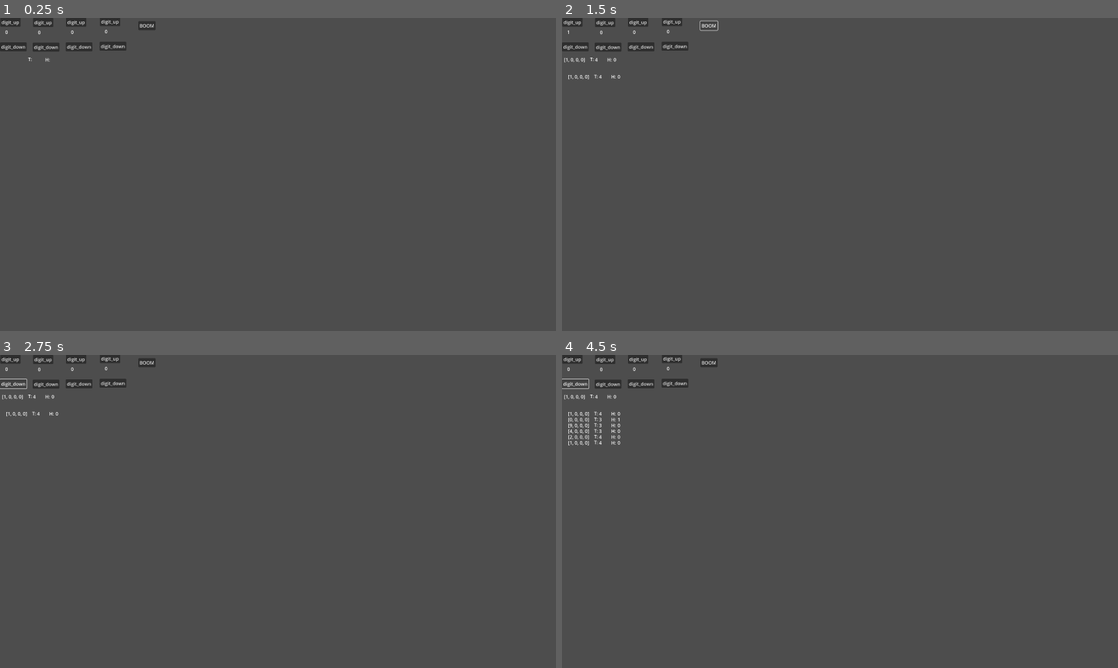
Above: before the commit, frames 1-4 (two rows, left to right).
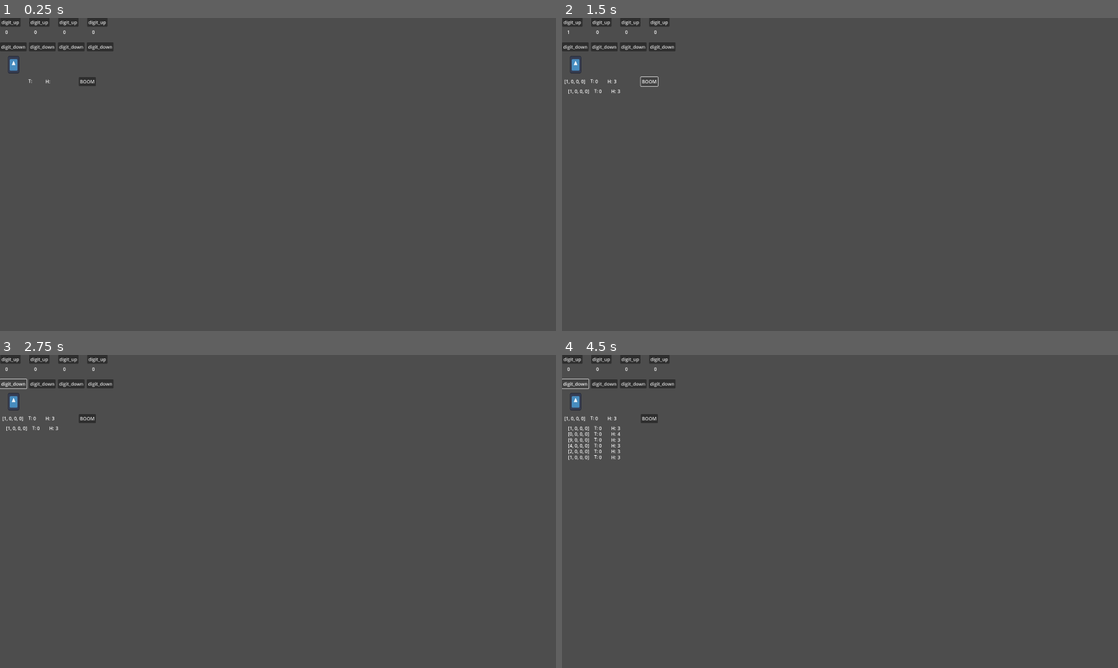
Above: after the commit, the same moments.

Repository: juanandres185/PLD_SecretShips
Game: Godot game, scene res://nodes/Player.tscn
Same seed, same stepped clock (60 frames per second), same inputs: the game is played once before the commit and once after it. The engine's default icon, where the game draws it, is replaced by a stand-in: a white triangle on a blue panel in a dark square.
Inputs:
- Up to frame 1 (0.25 s): no input
- Up to frame 2 (1.5 s): click "digit_up" at 0.5 s; click "BOOM" at 1.25 s
- Up to frame 3 (2.75 s): click "digit_down" at 2 s
- Up to frame 4 (4.5 s): tap Enter at 2.75, 2.85, 3.8, 4.25, 4.35 s; hold D 2.78-3.53 s; tap Space at 3.02, 3.05, 3.32, 3.5, 3.6, 3.77, 4.07 s; hold S 3.53-4.28 s; hold D from 4.28 s (still down)

The runs differ from the first frame. In frame 1, 0.8% of the frame differs, in the area x 1-28%, y 0-22%; in frame 2, 0.9%; in frame 3, 0.9%; in frame 4, 1.3%, in the area x 0-28%, y 0-34%.

Commit message:
he creado una versión de lo que sería una partida

Diff:
--- /dev/null
+++ b/nodes/1p_game.tscn
@@ -0,0 +1,25 @@
+[gd_scene load_steps=3 format=3 uid="uid://daitm0va0bavs"]
+
+[ext_resource type="PackedScene" uid="uid://b84t7ayu1w7vs" path="res://nodes/Player.tscn" id="1_ya5ec"]
+
+[sub_resource type="GDScript" id="GDScript_6xuy8"]
+script/source = "extends Node2D
+
+
+# Called when the node enters the scene tree for the first time.
+func _ready():
+	var num = []
+	for i in range(Global.num_digits):
+		num.append(randi_range(0,Global.mod-1))
+
+	$Player.numeroSecreto = num
+
+# Called every frame. 'delta' is the elapsed time since the previous frame.
+func _process(delta):
+	pass
+"
+
+[node name="1p_game" type="Node2D"]
+script = SubResource("GDScript_6xuy8")
+
+[node name="Player" parent="." instance=ExtResource("1_ya5ec")]
--- a/partida_ejemplo.tscn
+++ b/nodes/2p_game.tscn
@@ -15,15 +15,11 @@
 	$Player1.tecla_left = KEY_A
 	$Player1.tecla_boom = KEY_SPACE
 
-# Called every frame. 'delta' is the elapsed time since the previous frame.
-func _process(delta):
-	pass
-
-
-
+	$Player1.numeroSecreto = Global.p1_number
+	$Player2.numeroSecreto = Global.p2_number
 "
 
-[node name="Partida_Ejemplo" type="Node2D"]
+[node name="2p_game" type="Node2D"]
 script = SubResource("GDScript_cpfr4")
 
 [node name="Player1" parent="." instance=ExtResource("1_fss41")]
--- /dev/null
+++ b/nodes/2p_selector.tscn
@@ -0,0 +1,54 @@
+[gd_scene load_steps=3 format=3 uid="uid://bwgxy7o3807r4"]
+
+[ext_resource type="PackedScene" uid="uid://cxs6d80olo5af" path="res://nodes/secret_number_selector.tscn" id="1_kwefy"]
+
+[sub_resource type="GDScript" id="GDScript_vljw6"]
+script/source = "extends Node2D
+
+var p1_number
+var p2_number
+
+var tecla_next = KEY_ENTER
+var tecla_next2 = KEY_SPACE
+
+# Called when the node enters the scene tree for the first time.
+func _ready():
+	$p1_selector.tecla_up = KEY_W
+	$p1_selector.tecla_down = KEY_S
+	$p1_selector.tecla_right = KEY_D
+	$p1_selector.tecla_left = KEY_A
+
+# Called every frame. 'delta' is the elapsed time since the previous frame.
+func _process(delta):
+	pass
+
+
+func _input(event):
+	if event is InputEventKey and event.pressed:
+		if event.keycode == tecla_next or event.keycode == tecla_next2:
+			if $p1_selector.visible:
+				p1_number = $p1_selector.numeroActual
+				$p1_selector.visible = false
+				$p2_selector.visible = true
+
+			else :
+				if $p2_selector.visible:
+					p2_number = $p2_selector.numeroActual
+					start_game(p1_number, p2_number)
+
+func start_game(p1_number, p2_number):
+	Global.p2_number = p1_number
+	Global.p1_number = p2_number
+
+	get_tree().change_scene_to_file(\"res://nodes/2p_game.tscn\")
+
+"
+
+[node name="2p_selector" type="Node2D"]
+script = SubResource("GDScript_vljw6")
+
+[node name="p1_selector" parent="." instance=ExtResource("1_kwefy")]
+
+[node name="p2_selector" parent="." instance=ExtResource("1_kwefy")]
+visible = false
+position = Vector2(561, 5)
--- a/nodes/Player.tscn
+++ b/nodes/Player.tscn
@@ -1,31 +1,26 @@
 [gd_scene load_steps=4 format=3 uid="uid://b84t7ayu1w7vs"]
 
 [ext_resource type="Script" path="res://scripts/player.gd" id="1_kdd8j"]
-[ext_resource type="PackedScene" uid="uid://dq54g8d2r5rop" path="res://nodes/cannon.tscn" id="2_ehtpu"]
+[ext_resource type="Texture2D" uid="uid://cgdrg4wmjp2ud" path="res://icon.svg" id="3_0vnpm"]
 [ext_resource type="PackedScene" uid="uid://p01wvbaeefeh" path="res://nodes/disparo.tscn" id="3_tjvtc"]
 
 [node name="Player" type="Node2D"]
 script = ExtResource("1_kdd8j")
 
-[node name="Cannon" parent="." groups=["cannons"] instance=ExtResource("2_ehtpu")]
-
-[node name="Cannon2" parent="." groups=["cannons"] instance=ExtResource("2_ehtpu")]
-position = Vector2(113, 1)
-
-[node name="Cannon3" parent="." groups=["cannons"] instance=ExtResource("2_ehtpu")]
-position = Vector2(227, 0)
-
-[node name="Cannon4" parent="." groups=["cannons"] instance=ExtResource("2_ehtpu")]
-position = Vector2(344, -2)
-
 [node name="last_disparo" parent="." instance=ExtResource("3_tjvtc")]
-position = Vector2(6, 131)
+position = Vector2(7, 206)
 
 [node name="Boom" type="Button" parent="."]
-offset_left = 478.0
-offset_top = 11.0
-offset_right = 537.0
-offset_bottom = 42.0
+offset_left = 272.0
+offset_top = 204.0
+offset_right = 331.0
+offset_bottom = 235.0
 text = "BOOM"
+metadata/_edit_use_anchors_ = true
+
+[node name="arrow" type="Sprite2D" parent="."]
+position = Vector2(47, 161)
+scale = Vector2(0.308348, 0.469172)
+texture = ExtResource("3_0vnpm")
 
 [connection signal="pressed" from="Boom" to="." method="_on_boom_pressed"]
--- /dev/null
+++ b/nodes/digit_selector.tscn
@@ -0,0 +1,29 @@
+[gd_scene load_steps=2 format=3 uid="uid://bqlfliob8ccct"]
+
+[ext_resource type="Script" path="res://scripts/digit_selector.gd" id="1_uvy7j"]
+
+[node name="digit_selector" type="Node2D"]
+script = ExtResource("1_uvy7j")
+
+[node name="digit_up" type="Button" parent="."]
+offset_left = 1.0
+offset_top = -1.0
+offset_right = 71.0
+offset_bottom = 30.0
+text = "digit_up"
+
+[node name="digit_down" type="Button" parent="."]
+offset_top = 84.0
+offset_right = 92.0
+offset_bottom = 115.0
+text = "digit_down"
+
+[node name="text" type="RichTextLabel" parent="."]
+offset_left = 18.0
+offset_top = 37.0
+offset_right = 58.0
+offset_bottom = 77.0
+text = "Hola"
+
+[connection signal="pressed" from="digit_up" to="." method="_on_digit_up_pressed"]
+[connection signal="pressed" from="digit_down" to="." method="_on_digit_down_pressed"]
--- /dev/null
+++ b/nodes/secret_number_selector.tscn
@@ -0,0 +1,12 @@
+[gd_scene load_steps=3 format=3 uid="uid://cxs6d80olo5af"]
+
+[ext_resource type="Script" path="res://scripts/secret_number_selector.gd" id="1_aseg0"]
+[ext_resource type="Texture2D" uid="uid://cgdrg4wmjp2ud" path="res://icon.svg" id="2_y3l20"]
+
+[node name="secret_number_selector" type="Node2D"]
+script = ExtResource("1_aseg0")
+
+[node name="arrow" type="Sprite2D" parent="."]
+position = Vector2(47, 161)
+scale = Vector2(0.308348, 0.469172)
+texture = ExtResource("2_y3l20")
--- a/project.godot
+++ b/project.godot
@@ -15,6 +15,10 @@
 config/features=PackedStringArray("4.0", "Mobile")
 config/icon="res://icon.svg"
 
+[autoload]
+
+Global="*res://scripts/global.gd"
+
 [display]
 
 window/size/viewport_width=1920
--- /dev/null
+++ b/scripts/digit_selector.gd
@@ -0,0 +1,22 @@
+extends Node2D
+
+var number_selector
+var num = 0
+
+@onready var text = $text
+
+
+# Called when the node enters the scene tree for the first time.
+func _ready():
+	number_selector = get_node("..")
+	num = number_selector.actual_num_digits
+	number_selector.actual_num_digits+=1
+	text.text = str(number_selector.numeroActual[num])
+
+
+func _on_digit_up_pressed():
+	text.text = str(number_selector.up(num))
+
+
+func _on_digit_down_pressed():
+	text.text = str(number_selector.down(num))
--- /dev/null
+++ b/scripts/global.gd
@@ -0,0 +1,7 @@
+extends Node
+
+var p1_number = [0, 0, 0, 0]
+var p2_number = [0, 0, 0, 0]
+
+var num_digits = 4
+var mod = 10
--- a/scripts/player.gd
+++ b/scripts/player.gd
@@ -1,12 +1,11 @@
 extends Node2D
 
 var disparo = preload("res://nodes/disparo.tscn")
-var pos_disparo = Vector2(20,170)
+var pos_disparo = Vector2(20,220)
 
 var num_canons = 0
 
-var num_digits = 4
-var mod = 10
+var separador = 100
 
 var numeroSecreto = [1,2,3,4]
 var numeroActual = [0,0,0,0]
@@ -28,45 +27,50 @@
 	tecla_boom = KEY_ENTER
 	pos = 0
 	numeroActual = []
-	numeroSecreto = []
-	for i in range(num_digits):
+	numeroSecreto=Global.p1_number
+
+	for i in range(Global.num_digits):
 		numeroActual+=[0]
-		numeroSecreto+=[i]
 
-
+		var cannon = preload("res://nodes/cannon.tscn").instantiate()
+		add_child(cannon)
+		cannon.add_to_group("cannons")
+		cannon.position.x = i*separador
 
 func digit_up():
-	numeroActual[pos] = (numeroActual[pos]+1) % mod
+	numeroActual[pos] = (numeroActual[pos]+1) % Global.mod
 	return numeroActual
 
 func digit_down():
-	numeroActual[pos] = (numeroActual[pos]-1+mod) % mod
+	numeroActual[pos] = (numeroActual[pos]-1+Global.mod) % Global.mod
 	return numeroActual
 
 #En esta función se requiere una variable pos llamada igual que la variable global pos.
 func up(pos):
-	numeroActual[pos] = (numeroActual[pos]+1) % mod
+	numeroActual[pos] = (numeroActual[pos]+1) % Global.mod
 	return numeroActual[pos]
 
 func down(pos):
-	numeroActual[pos] = (numeroActual[pos]-1+mod) % mod
+	numeroActual[pos] = (numeroActual[pos]-1+Global.mod) % Global.mod
 	return numeroActual[pos]
 
 func next_digit():
-	if pos < num_digits -1 :
+	if pos < Global.num_digits -1 :
 		pos+=1
+		$arrow.move_local_x(separador)
 	return pos
 
 func previous_digit():
 	if pos > 0:
 		pos-=1
+		$arrow.move_local_x(-separador)
 	return pos
 
 func boom():
 	var num_tocados = 0
 	var num_hundidos = 0
 
-	for i in range(num_digits):
+	for i in range(Global.num_digits):
 		if numeroSecreto[i] == numeroActual[i] :
 			num_hundidos+=1
 		else :
--- /dev/null
+++ b/scripts/secret_number_selector.gd
@@ -0,0 +1,75 @@
+extends Node2D
+
+var separador = 100
+
+var numeroActual = [0,0,0,0]
+var actual_num_digits=0
+
+var pos
+
+var tecla_up
+var tecla_down
+var tecla_right
+var tecla_left
+
+
+
+# Called when the node enters the scene tree for the first time.
+func _ready():
+	tecla_up = KEY_UP
+	tecla_down = KEY_DOWN
+	tecla_right = KEY_RIGHT
+	tecla_left = KEY_LEFT
+	pos = 0
+	numeroActual = []
+
+	for i in range(Global.num_digits):
+		numeroActual+=[0]
+		var digit_selector = preload("res://nodes/digit_selector.tscn").instantiate()
+		add_child(digit_selector)
+		digit_selector.add_to_group("selectors")
+		digit_selector.position.x = i*separador
+
+# Called every frame. 'delta' is the elapsed time since the previous frame.
+func _process(delta):
+	pass
+
+func up(pos):
+	numeroActual[pos] = (numeroActual[pos]+1) % Global.mod
+	return numeroActual[pos]
+
+func down(pos):
+	numeroActual[pos] = (numeroActual[pos]-1+Global.mod) % Global.mod
+	return numeroActual[pos]
+
+func next_digit():
+	if pos < Global.num_digits -1 :
+		pos+=1
+		$arrow.move_local_x(separador)
+	return pos
+
+func previous_digit():
+	if pos > 0:
+		pos-=1
+		$arrow.move_local_x(-separador)
+	return pos
+
+func _input(event):
+	if event is InputEventKey and event.pressed:
+		if event.keycode == tecla_up:
+			for cannon in get_tree().get_nodes_in_group("selectors"):
+				if cannon.num == pos and cannon.get_parent() == self:
+					cannon._on_digit_up_pressed()
+
+		if event.keycode == tecla_down:
+			for cannon in get_tree().get_nodes_in_group("selectors"):
+				if cannon.num == pos and cannon.get_parent() == self:
+					cannon._on_digit_down_pressed()
+
+		if event.keycode == tecla_right:
+			next_digit()
+
+		if event.keycode == tecla_left:
+			previous_digit()
+
+		print(numeroActual)
